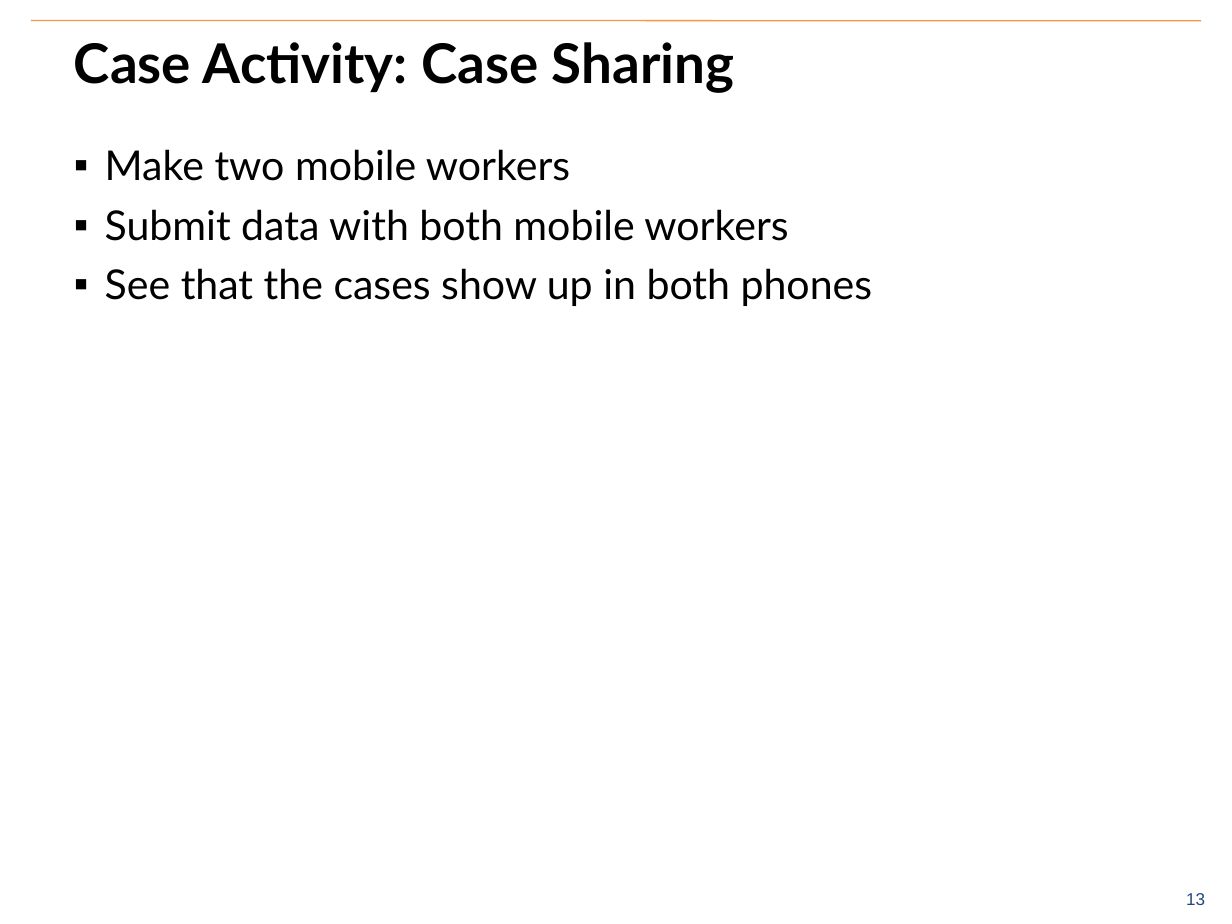
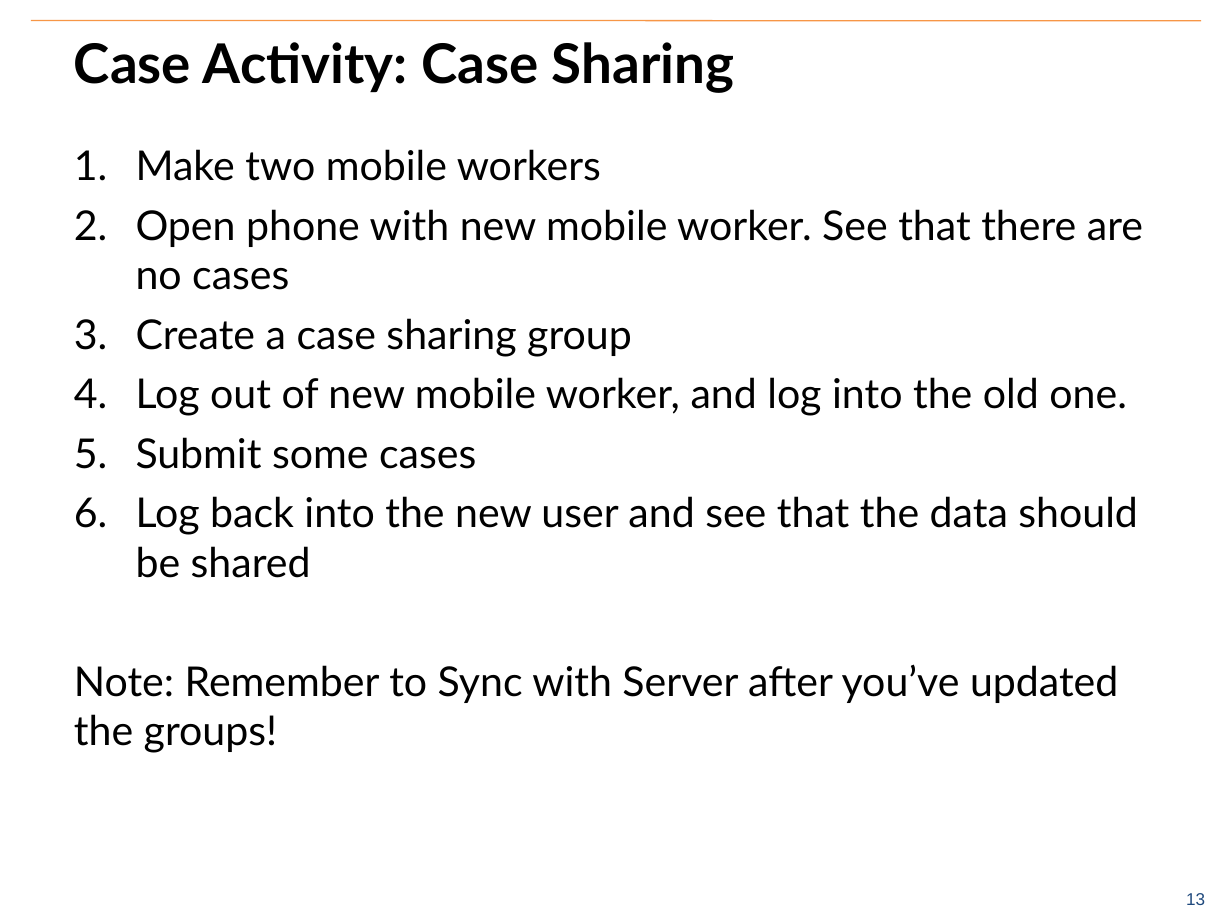
Before and after one commit to benrudolph/exi-training, a slide deck: slide 14 of CaseManagement/case_mgmt.pptx. Drawn at 1232x924 pixels with LibreOffice and Linux fonts; fonts in the diff are those of the drawing; background and template pictures are left out. Boxes give left, top, right and bottom in pixels: in the first picture for what was removed or moved away, otherwise in the second. Text is boxed around its words. In the diff, an @@ line names an element or a change of style, - is before the commit and + after.

Commit message:
Case Sharing activity

```diff
--- a/CaseManagement/case_mgmt.pptx
+++ b/CaseManagement/case_mgmt.pptx
@@ text at [136,149,601,181]: bullet ▪ to 1. @@
@@ text at [74,209,1143,753]: text changed @@
-▪ Submit data with both mobile workers
-▪ See that the cases show up in both phones
+2. Open phone with new mobile worker. See that there are no cases
+3. Create a case sharing group
+4. Log out of new mobile worker, and log into the old one.
+5. Submit some cases
+6. Log back into the new user and see that the data should be shared
+Note: Remember to Sync with Server after you’ve updated the groups!
```
Also in this commit, not shown: 1 other slide changed.
